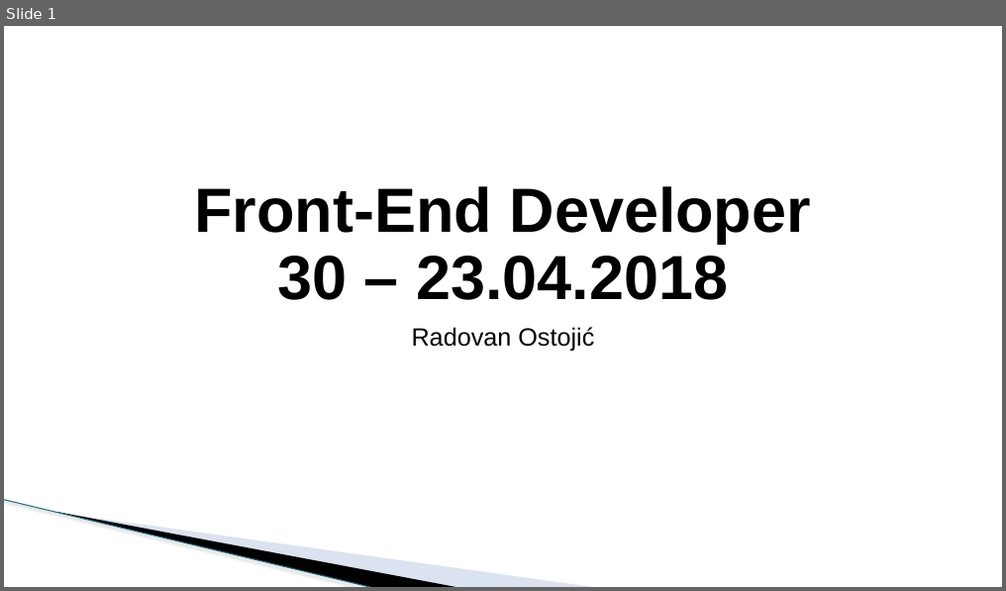
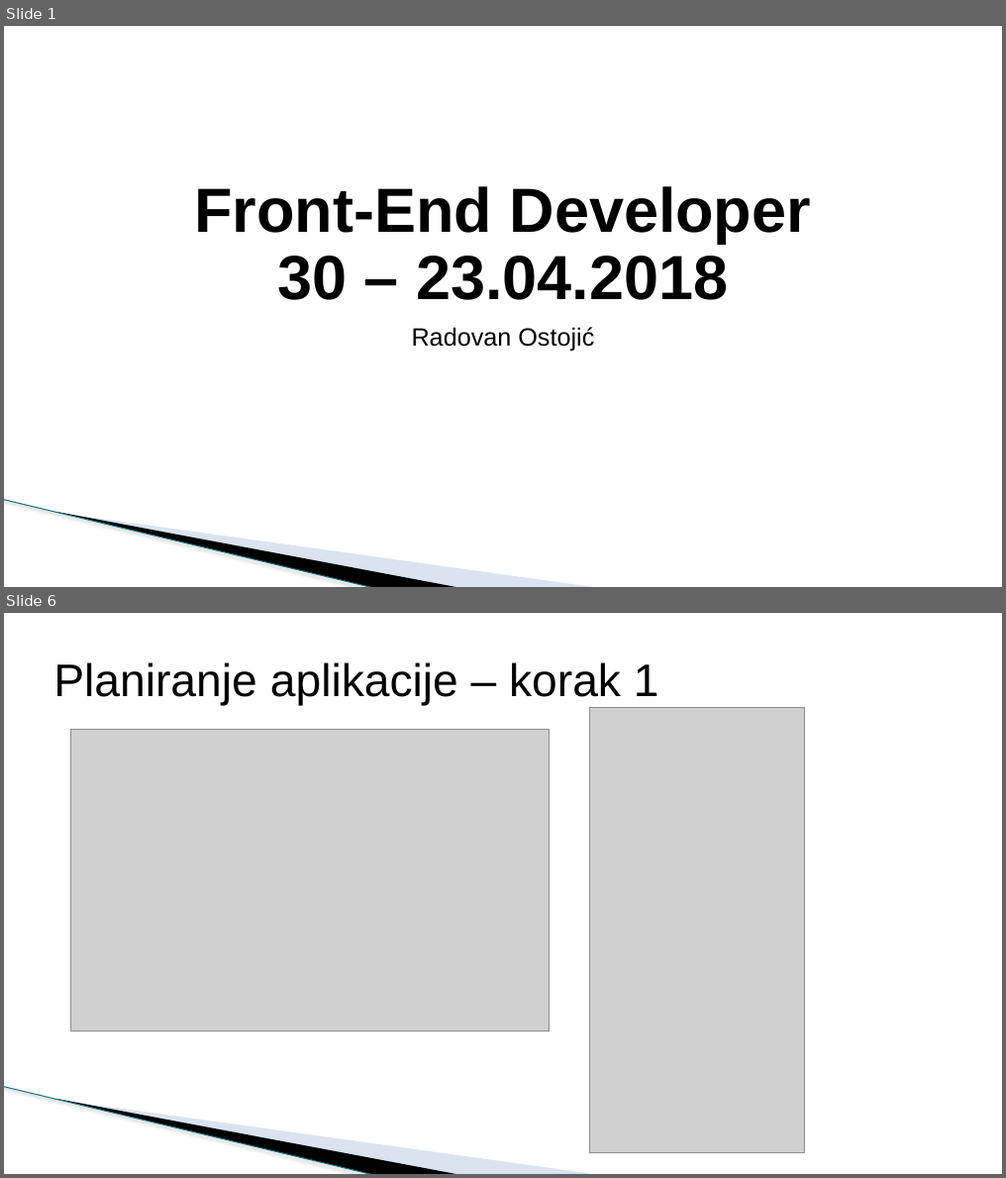
Before and after one commit to todalexcode/kurs-front-end, a slide deck: sesija-30/PPT/Front-End Developer-30.pptx. Shown one above the other, each under a label of ours: slide 1 before the commit, slides 1 and 6 after it; the slides between them are not shown. The pictures are 1006x591 and 1006x1178 pixels, drawn with LibreOffice and Linux fonts; fonts in the diff are those of the drawing; grey boxes stand for pictures; background and template pictures are left out. Boxes give left, top, right and bottom in pixels: in the first picture for what was removed or moved away, otherwise in the second. Text is boxed around its words. In the diff, an @@ line names an element or a change of style, - is before the commit and + after.

```diff
--- a/sesija-30/PPT/Front-End Developer-30.pptx
+++ b/sesija-30/PPT/Front-End Developer-30.pptx
@@ slide 6 added at (4,613,1002,1174), background #FFFFFF; not listed: 3 template elements that a slide beside it also shows @@
@@ title added at (54,663,659,706), 44 pt, text #000000 @@
+Planiranje aplikacije – korak 1
@@ picture added at (71,729,549,1031) @@
@@ picture added at (589,707,805,1153) @@
```
Also in this commit, not shown: 2 slides changed, 7 other slides added, 1 slide removed, 8 other files.
